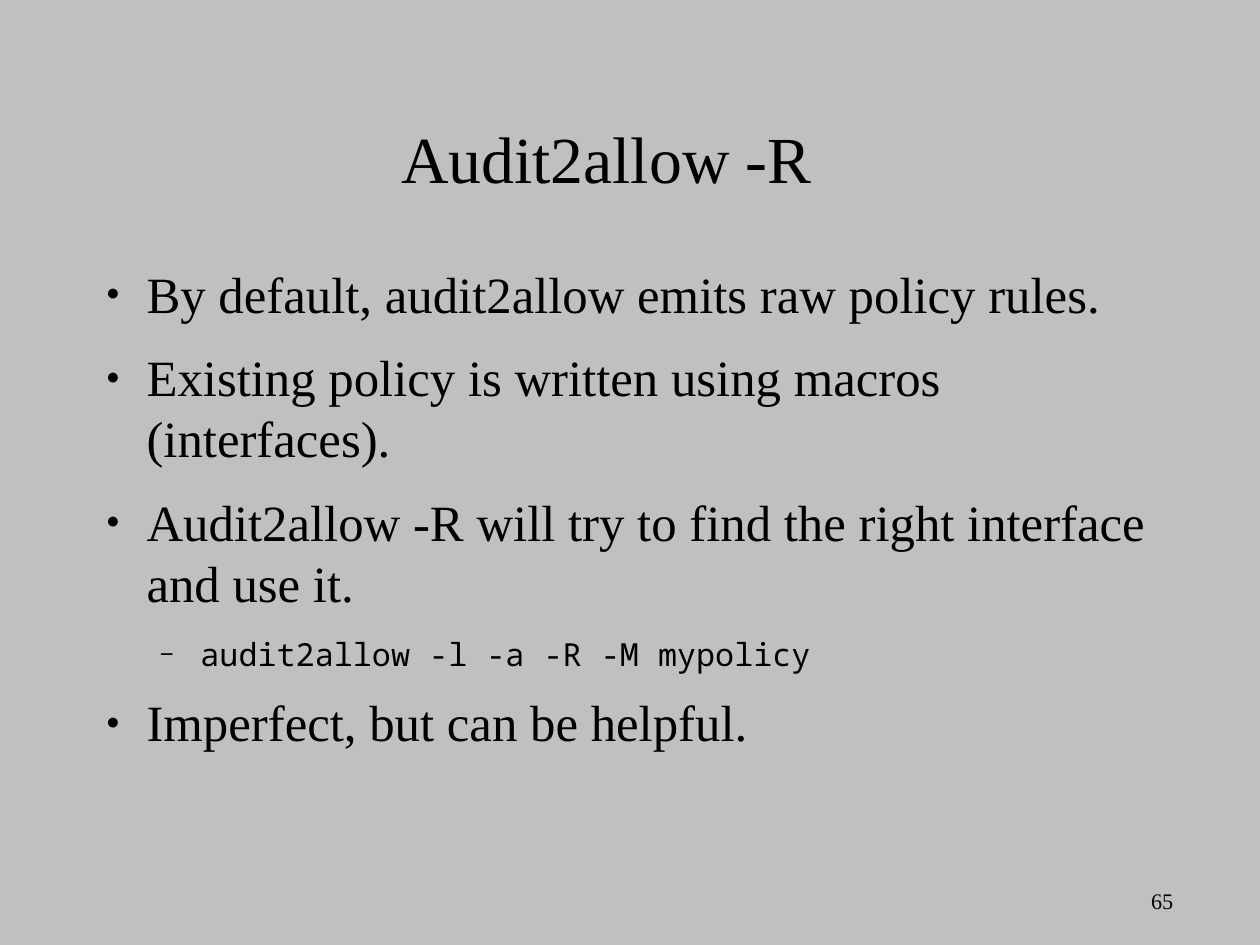
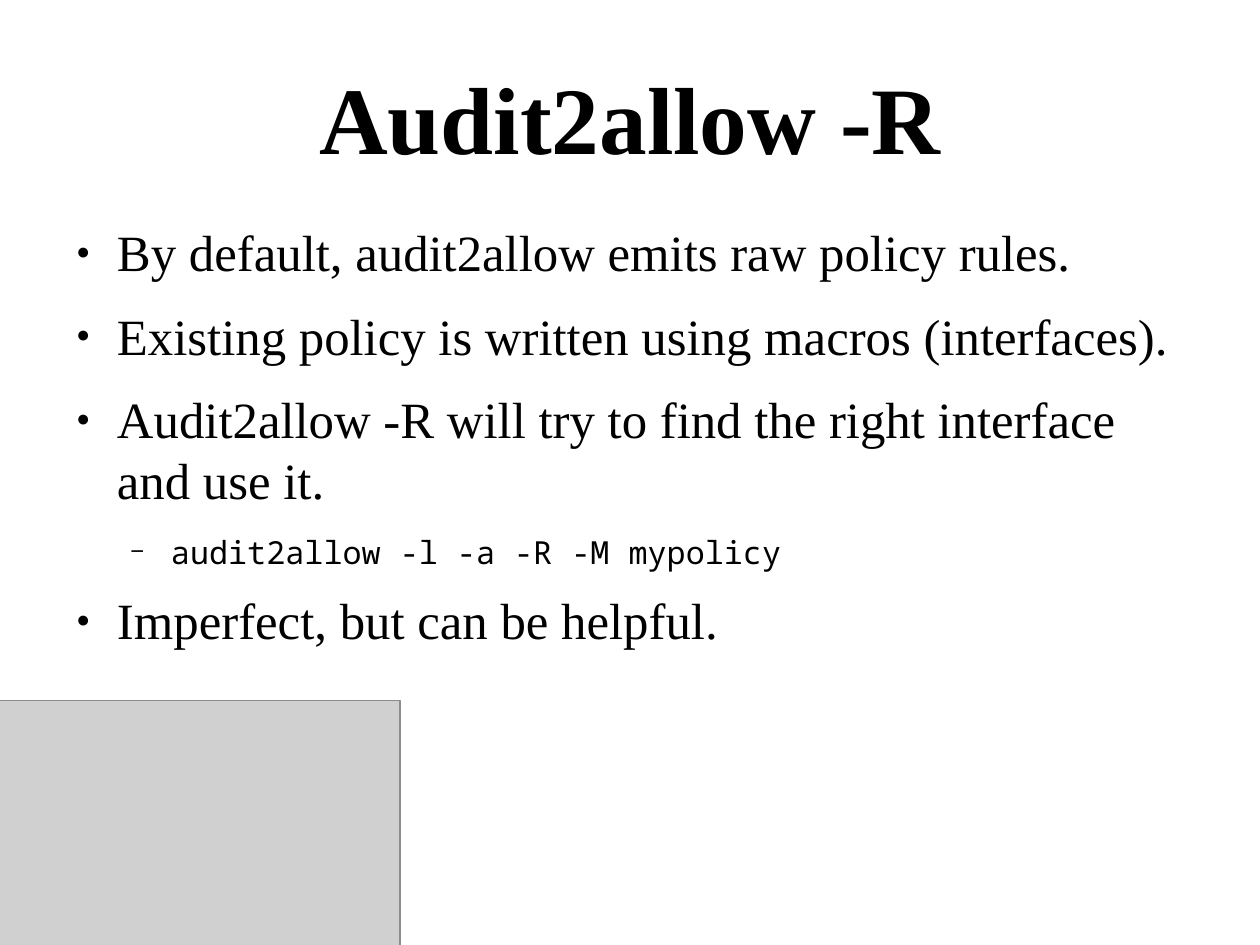
Before and after one commit to dpquigl/demystifying-selinux-part2, a slide deck: slide 65 of demystifying_selinux_part2_OSCON_19JUL2014.odp. Drawn at 1260x945 pixels with LibreOffice and Linux fonts; fonts in the diff are those of the drawing; grey boxes stand for pictures. Boxes give left, top, right and bottom in pixels: in the first picture for what was removed or moved away, otherwise in the second. Text is boxed around its words. In the diff, an @@ line names an element or a change of style, - is before the commit and + after.

Commit message:
Reformatted some of the slides to be in the proper format

```diff
--- a/demystifying_selinux_part2_OSCON_19JUL2014.odp
+++ b/demystifying_selinux_part2_OSCON_19JUL2014.odp
@@ background #C0C0C0 to #FFFFFF @@
@@ title "Audit2allow -R": place and size @@
-title "Audit2allow -R" at [401,137,812,184]
+title "Audit2allow -R" at [319,88,940,155]
@@ title "Audit2allow -R" at [319,88,940,155]: size 41.4 to 60 pt, bold on @@
@@ text "By default, audit2allow emits raw ...": place and size @@
-text "By default, audit2allow emits raw ..." at [147,277,1144,752]
+text "By default, audit2allow emits raw ..." at [117,235,1168,649]
@@ text "By default, audit2allow emits raw ..." at [117,235,1168,649]: indent changed @@
@@ picture added at [0,701,400,945] @@
@@ page number removed at [1151,894,1173,909] @@
-65
```
Also in this commit, not shown: 21 other slides changed.
